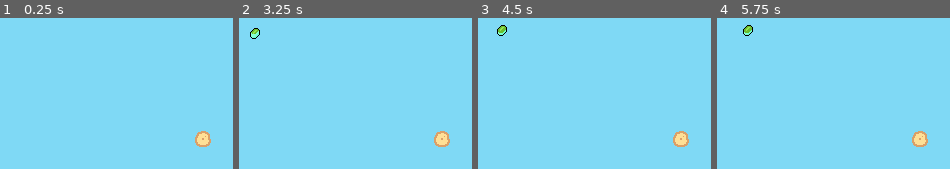
Above: before the commit, frames 1-4 (left to right).
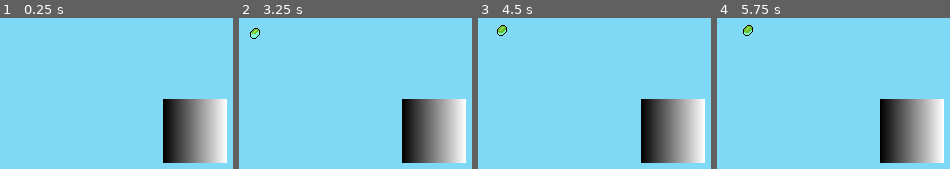
Above: after the commit, the same moments.

Repository: ninesliced/micro-jam-061
Game: Godot game, scene res://src/scripts/game/game.tscn
The game is run twice, just before and just after one commit, with the same random seed, the same clock (stepped at 60 frames per second) and the same inputs. This scene is started directly instead of the project's main scene.
Inputs (mouse positions are in pixels of both pictures, inside the frame that each line leads up to):
- Up to frame 1 (0.25 s): no input
- Up to frame 2 (3.25 s): tap Enter at 0.5, 2 s; move the mouse to (outside the picture) at 0.52 s; click (outside the picture) at 0.67 s; tap Space at 1.25, 2.75 s; move the mouse to (306, 149) at 1.27 s; click (306, 149) at 1.42 s; move the mouse to (outside the picture) at 2.02 s; click (outside the picture) at 2.17 s; move the mouse to (outside the picture) at 2.77 s; click (outside the picture) at 2.92 s
- Up to frame 3 (4.5 s): tap Enter at 3.5 s; move the mouse to (outside the picture) at 3.52 s; click (outside the picture) at 3.67 s; tap Space at 4.25 s; move the mouse to (480, 76) at 4.27 s; click (480, 76) at 4.42 s
- Up to frame 4 (5.75 s): move the mouse to (943, 131) at 5.02 s; click (943, 131) at 5.17 s

The runs differ from the first frame. In frame 1, 12% of the frame differs, in the area x 69-98%, y 53-97%; in frame 2, 12%; in frame 3, 12%; in frame 4, 12%.

Commit message:
picakble game hand

Diff:
--- a/src/scripts/game/game.gd
+++ b/src/scripts/game/game.gd
@@ -1,11 +1,21 @@
 extends Node2D
 
+var hand: Pickable = null:
+	set(value):
+		hand = value
+		if value:
+			%HandSprite.texture = value.sprite
+		else:
+			%HandSprite.texture = null
 
-# Called when the node enters the scene tree for the first time.
-func _ready() -> void:
-	pass # Replace with function body.
+func can_set_hand():
+	return hand == null
 
+func set_hand(pickable: Pickable):
+	hand = pickable
 
-# Called every frame. 'delta' is the elapsed time since the previous frame.
-func _process(delta: float) -> void:
-	pass
+func use_hand():
+	hand = null
+
+func get_hand():
+	return hand
--- a/src/scripts/game/game.tscn
+++ b/src/scripts/game/game.tscn
@@ -8,6 +8,11 @@
 [ext_resource type="Resource" uid="uid://ceeu6iqhruiyw" path="res://src/scripts/pickable/Resources/pickable_seed.tres" id="5_hdf7i"]
 [ext_resource type="PackedScene" uid="uid://oypaj1bkq7jd" path="res://src/scripts/pickable/pickable_item.tscn" id="6_8wyrr"]
 [ext_resource type="Theme" uid="uid://b6qkmtr8mp6ee" path="res://src/Assets/main_theme.tres" id="8_quy78"]
+
+[sub_resource type="Gradient" id="Gradient_quy78"]
+
+[sub_resource type="GradientTexture2D" id="GradientTexture2D_hdf7i"]
+gradient = SubResource("Gradient_quy78")
 
 [node name="Game" type="Node2D" unique_id=778324019]
 script = ExtResource("1_50moq")
@@ -60,3 +65,9 @@
 [node name="Button" type="Button" parent="CanvasLayer/Control/ColorRect/VBoxContainer" unique_id=838031622]
 layout_mode = 2
 text = "Resume"
+
+[node name="Hand" type="Node2D" parent="." unique_id=1014798882]
+
+[node name="HandSprite" type="Sprite2D" parent="Hand" unique_id=2105344507]
+unique_name_in_owner = true
+texture = SubResource("GradientTexture2D_hdf7i")
--- a/src/scripts/map/map.gd
+++ b/src/scripts/map/map.gd
@@ -38,14 +38,15 @@
 		return map[pos]
 	return null
 
-func interact_at(pos: Vector2i, picakble: Pickable):
-	print(picakble.type, " ", Pickable.PickableType.Sand)
+# Retourne true si ca a reussi a interact
+func interact_at(pos: Vector2i, picakble: Pickable) -> bool:
+	# print(picakble.type, " ", Pickable.PickableType.Sand)
 	# Place element
-	if is_element_placable(pos):
+	if is_element_placable(pos) and picakble:
 		match picakble.type:
 			Pickable.PickableType.Sand:
 				place_element(pos, element_type["Sand"])
-				return
+				return true
 
 	# Place item
 	var current_block = get_current_block(pos)
@@ -54,11 +55,11 @@
 		match picakble:
 			Pickable.PickableType.Seed:
 				place_item(pos, item_type["Seed"])
-				return
+				return true
 			Pickable.PickableType.Wood:
 				place_item(pos, item_type["Wood"])
-				return
-	return
+				return true
+	return false
 
 
 func place_element(pos: Vector2i, element: Element):
@@ -97,9 +98,12 @@
 			var grid_pos = item_layer.local_to_map(pos)
 
 			if Input.is_mouse_button_pressed(MOUSE_BUTTON_LEFT):
-				var pickable = Pickable.new()
-				pickable.type = Pickable.PickableType.Sand
+				var game = $".."
+				var pickable = game.get_hand()
 				print(grid_pos)
-				interact_at(grid_pos, pickable)
+				var interact_has_worked = interact_at(grid_pos, pickable)
+				if interact_has_worked:
+					game.use_hand()
+
 			elif Input.is_mouse_button_pressed(MOUSE_BUTTON_RIGHT):
 				destroy_block(grid_pos)
